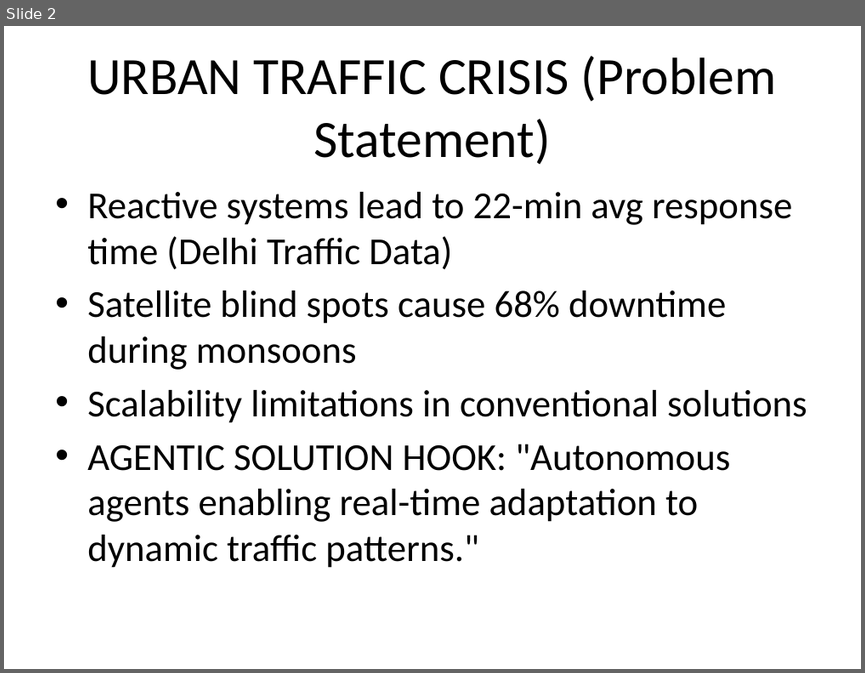
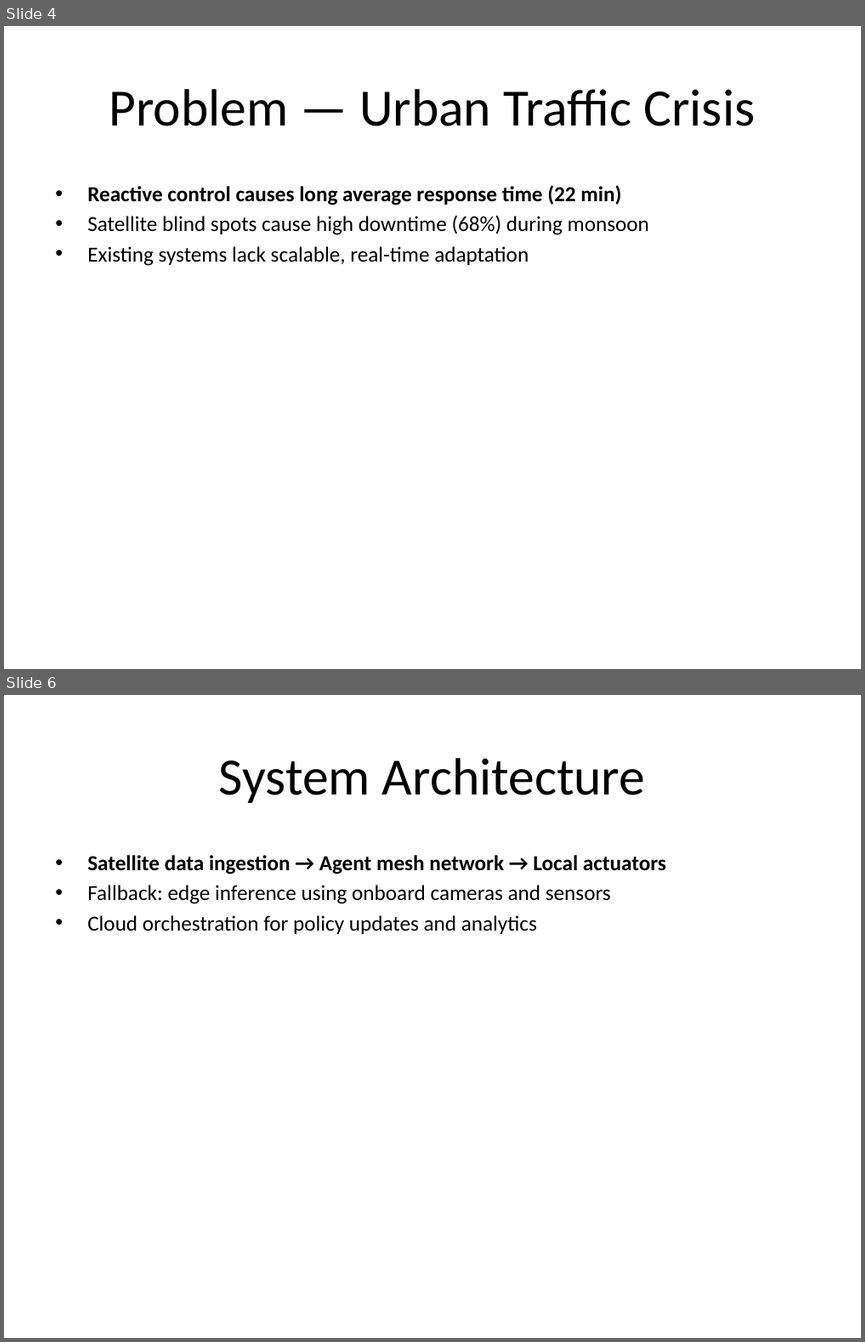
Before and after one commit to 23Amansharma/agentic-ai-ppt-generator, a slide deck: Agentic_AI_Traffic_Management_Hackathon_2025.pptx. Shown one above the other, each under a label of ours: slide 2 before the commit, slides 4 and 6 after it; the slides between them are not shown. The pictures are 865x673 and 865x1342 pixels, drawn with LibreOffice and Linux fonts; fonts in the diff are those of the drawing. Boxes give left, top, right and bottom in pixels: in the first picture for what was removed or moved away, otherwise in the second. Text is boxed around its words. In the diff, an @@ line names an element or a change of style, - is before the commit and + after.

```diff
--- a/Agentic_AI_Traffic_Management_Hackathon_2025.pptx
+++ b/Agentic_AI_Traffic_Management_Hackathon_2025.pptx
@@ slide 6 added at bbox=[4, 695, 861, 1338], background #FFFFFF @@
@@ title added at bbox=[219, 758, 645, 803], 44 pt, text #000000 @@
+System Architecture
@@ text added at bbox=[87, 855, 666, 934], 18 pt, text #000000 @@
+• Satellite data ingestion → Agent mesh network → Local actuators
+• Fallback: edge inference using onboard cameras and sensors
+• Cloud orchestration for policy updates and analytics
@@ what was slide 2 is now slide 4 @@
@@ slide 4 changed as well @@
@@ title at bbox=[109, 89, 755, 126]: text changed @@
-URBAN TRAFFIC CRISIS (Problem Statement)
+Problem — Urban Traffic Crisis
@@ text at bbox=[87, 185, 649, 266]: text changed; size 32 to 18 pt @@
-• Reactive systems lead to 22-min avg response time (Delhi Traffic Data)
-• Satellite blind spots cause 68% downtime during monsoons
-• Scalability limitations in conventional solutions
-• AGENTIC SOLUTION HOOK: "Autonomous agents enabling real-time adaptation to dynamic traffic patterns."
+• Reactive control causes long average response time (22 min)
+• Satellite blind spots cause high downtime (68%) during monsoon
+• Existing systems lack scalable, real-time adaptation
```
Also in this commit, not shown: 1 other slide changed, 6 other slides added, 2 other files.
